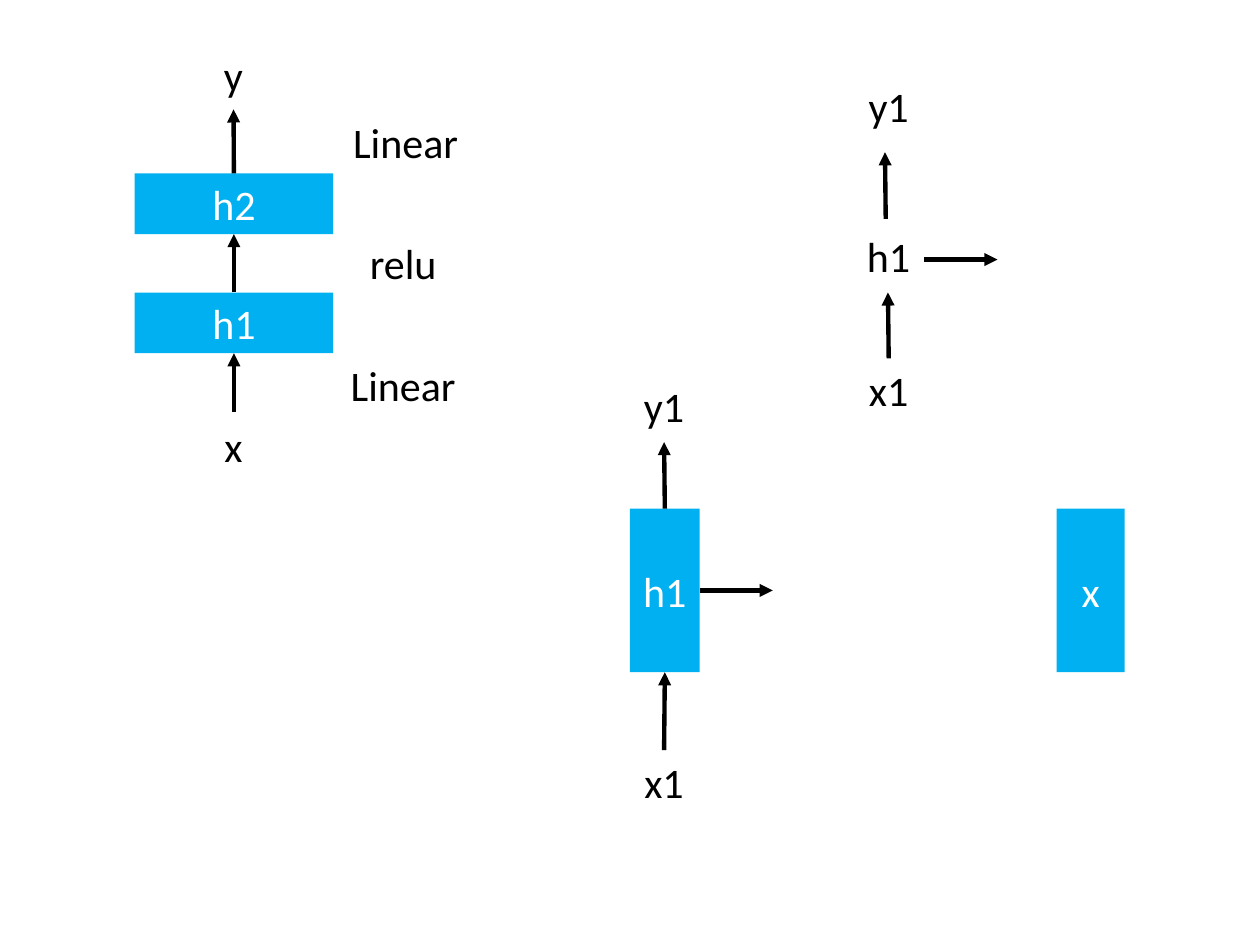
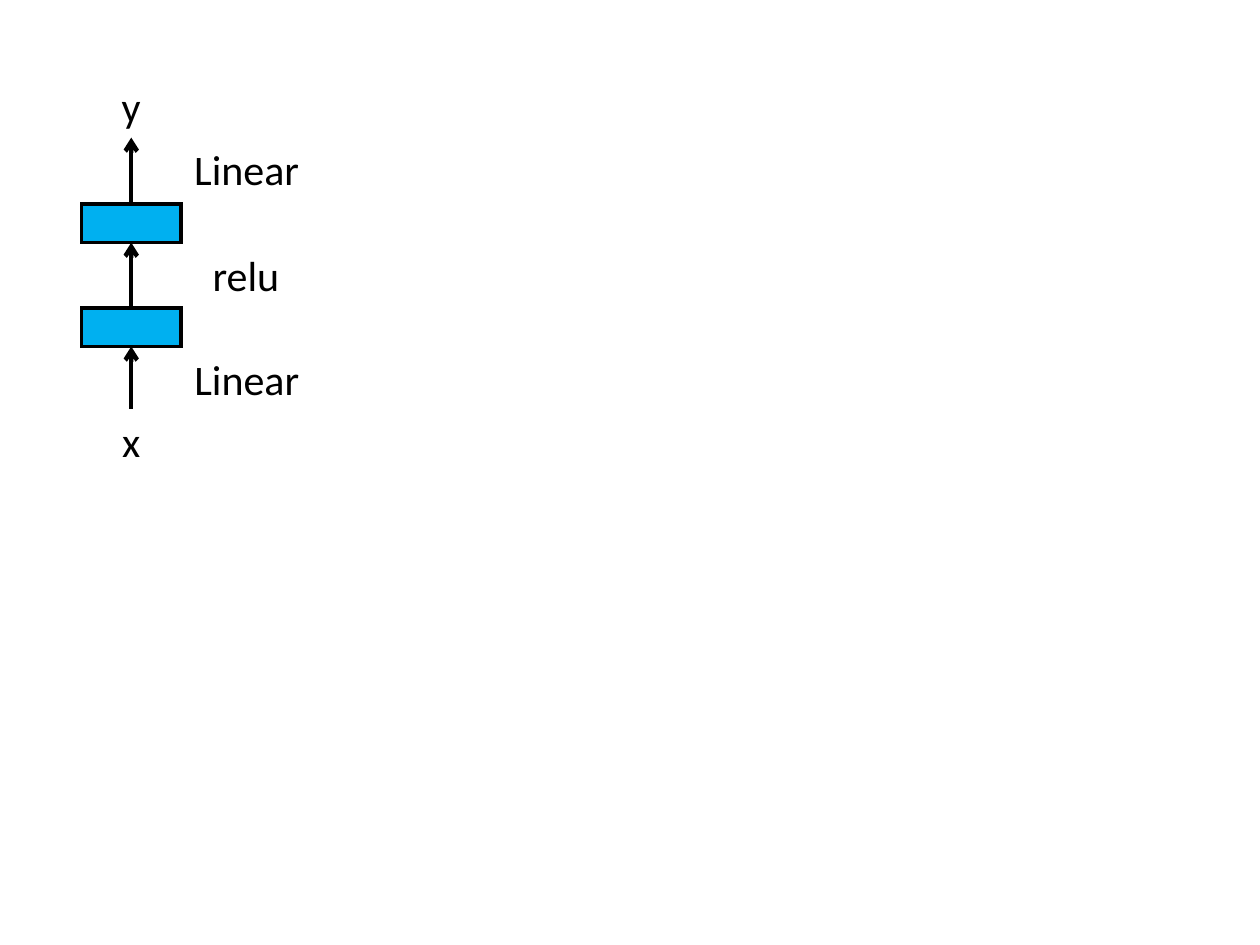
Before and after one commit to hshindo/Merlin.jl, a slide deck: slide 2 of docs/src/assets/figures.pptx. Drawn at 1260x945 pixels with LibreOffice and Linux fonts; fonts in the diff are those of the drawing. Boxes give left, top, right and bottom in pixels: in the first picture for what was removed or moved away, otherwise in the second. Text is boxed around its words. In the diff, an @@ line names an element or a change of style, - is before the commit and + after.

```diff
--- a/docs/src/assets/figures.pptx
+++ b/docs/src/assets/figures.pptx
@@ text "y": place and size @@
-text "y" at box(224, 71, 243, 98)
+text "y" at box(122, 102, 141, 129)
@@ text removed at box(869, 95, 909, 129) @@
-y1
@@ arrow moved from (234, 174) - (233, 110) to (131, 204) - (131, 137) @@
@@ arrow (131, 204) - (131, 137): arrowheads changed @@
@@ text "Linear": place and size @@
-text "Linear" at box(353, 129, 458, 159)
+text "Linear" at box(194, 156, 299, 186)
@@ rectangle removed at box(135, 174, 333, 234) @@
-h2
@@ arrow removed from (886, 219) to (885, 152) @@
@@ rectangle added at box(82, 204, 181, 243), fill #00B0F0, outline #000000 2 pt @@
@@ arrow moved from (234, 292) - (234, 234) to (131, 307) - (131, 243) @@
@@ arrow (131, 307) - (131, 243): arrowheads changed @@
@@ text "relu": place and size @@
-text "relu" at box(370, 249, 437, 280)
+text "relu" at box(213, 261, 280, 292)
@@ text "relu" at box(213, 261, 280, 292): alignment centre to left @@
@@ text removed at box(867, 242, 910, 272) @@
-h1
@@ arrow removed from (925, 260) to (998, 260) @@
@@ rectangle removed at box(135, 292, 333, 353) @@
-h1
@@ arrow removed from (888, 358) to (888, 292) @@
@@ rectangle added at box(82, 307, 181, 346), fill #00B0F0, outline #000000 2 pt @@
@@ arrow moved from (234, 412) - (234, 353) to (131, 410) - (131, 346) @@
@@ arrow (131, 410) - (131, 346): arrowheads changed @@
@@ text "Linear": place and size @@
-text "Linear" at box(351, 372, 456, 402)
+text "Linear" at box(194, 366, 299, 396)
@@ text removed at box(869, 379, 908, 406) @@
-x1
@@ text "x": place and size @@
-text "x" at box(224, 442, 242, 462)
+text "x" at box(122, 437, 140, 457)
@@ text removed at box(644, 395, 684, 429) @@
-y1
@@ arrow removed from (665, 509) to (664, 442) @@
@@ rectangle removed at box(630, 509, 699, 673) @@
-h1
@@ rectangle removed at box(1057, 509, 1125, 673) @@
-x
@@ arrow removed from (699, 591) to (772, 591) @@
@@ arrow removed from (664, 750) to (665, 673) @@
@@ text removed at box(644, 771, 683, 798) @@
-x1
```
Also in this commit, not shown: 2 other files.
